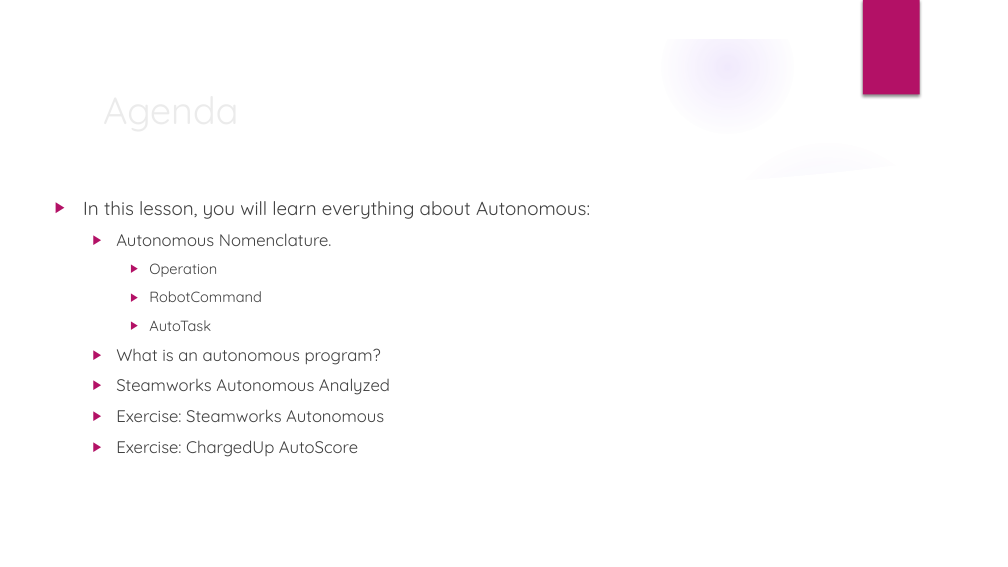
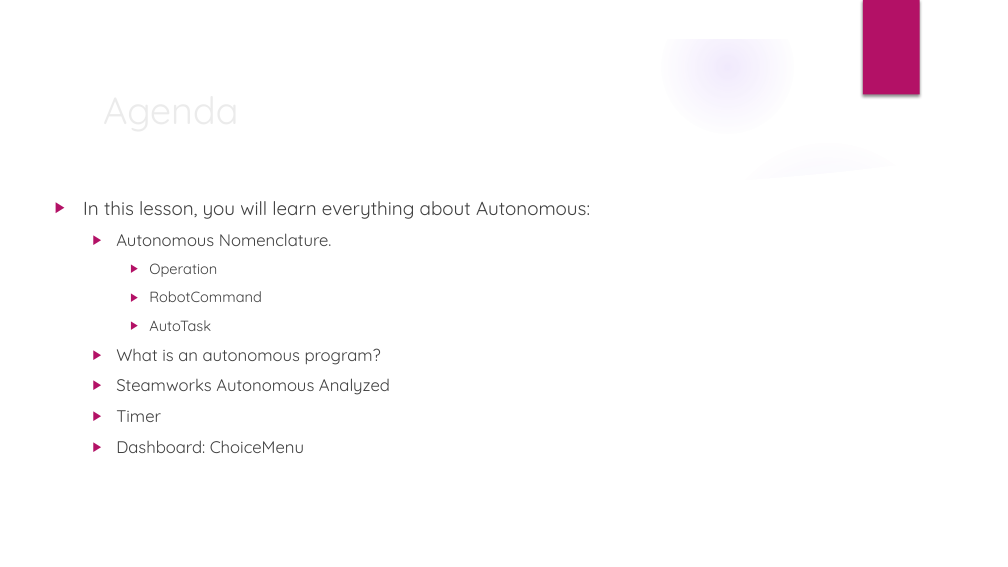
Before and after one commit to trc492/FrcProgrammingClass, a slide deck: slide 2 of Lessons/7-Autonomous.pptx. Drawn at 1008x567 pixels with LibreOffice and Linux fonts; fonts in the diff are those of the drawing; background and template pictures are left out. Boxes give left, top, right and bottom in pixels: in the first picture for what was removed or moved away, otherwise in the second. Text is boxed around its words. In the diff, an @@ line names an element or a change of style, - is before the commit and + after.

Commit message:
Updated autonomous and vision.

```diff
--- a/Lessons/7-Autonomous.pptx
+++ b/Lessons/7-Autonomous.pptx
@@ text at <box>116,410,304,453</box>: text changed @@
-  ▶ Exercise: Steamworks Autonomous
-  ▶ Exercise: ChargedUp AutoScore
+  ▶ Timer
+  ▶ Dashboard: ChoiceMenu
```
Also in this commit, not shown: 2 other slides changed, 4 slides added, 2 other files.
